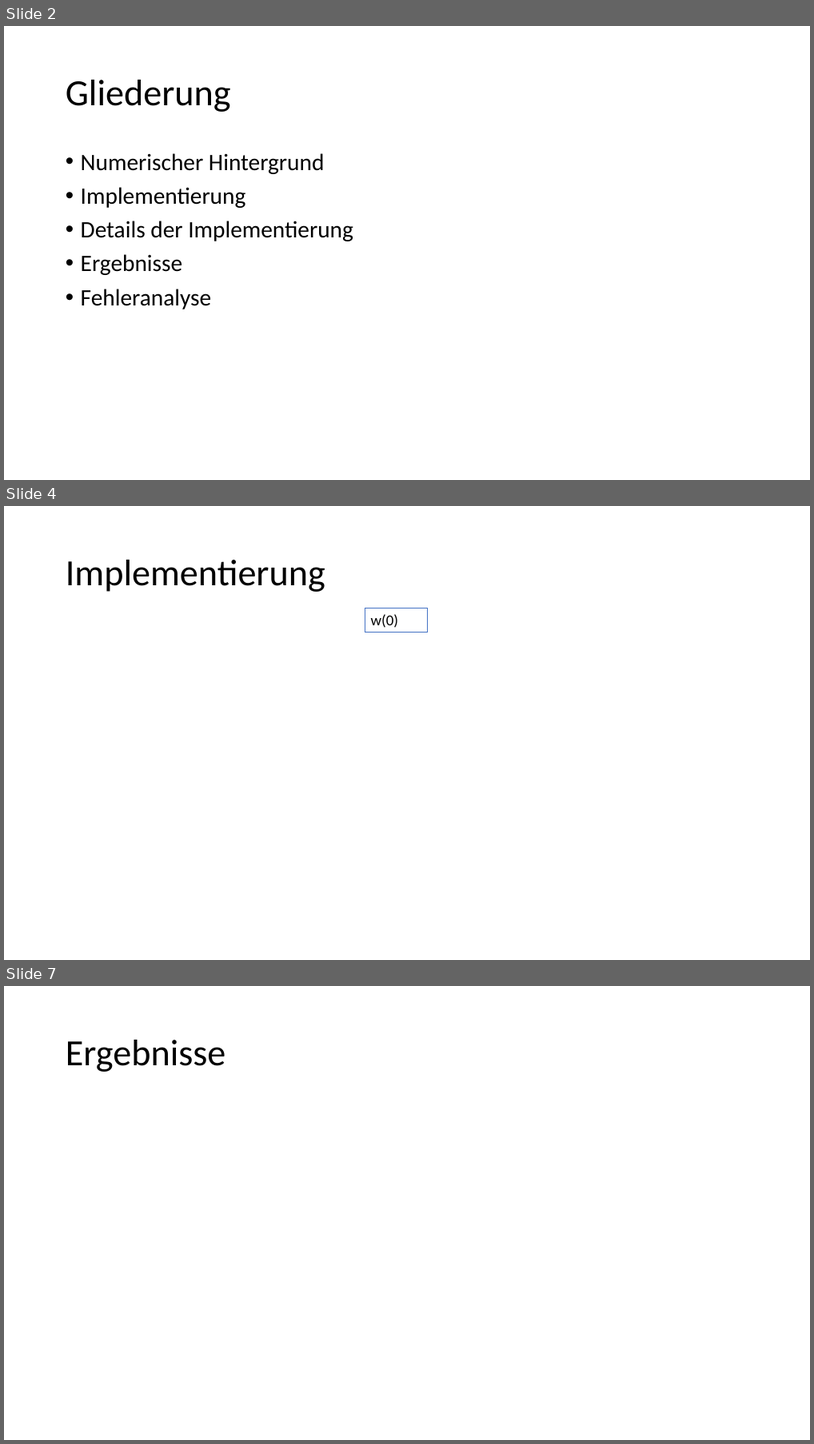
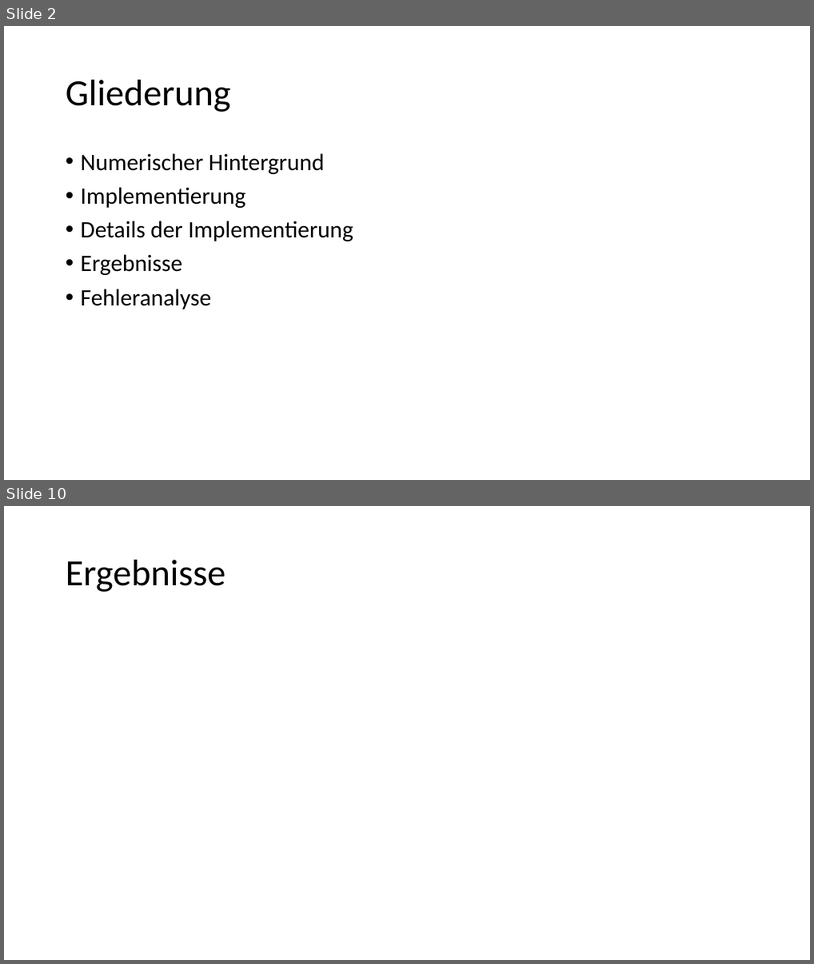
Before and after one commit to JMennenga/Numerik, a slide deck: Wirbelströmungen.pptx. Shown one above the other, each under a label of ours: slides 2, 4 and 7 before the commit, slides 2 and 10 after it; the slides between them are not shown. The pictures are 814x1444 and 814x964 pixels, drawn with LibreOffice and Linux fonts; fonts in the diff are those of the drawing. Boxes give left, top, right and bottom in pixels: in the first picture for what was removed or moved away, otherwise in the second. Text is boxed around its words. In the diff, an @@ line names an element or a change of style, - is before the commit and + after.

```diff
--- a/Wirbelströmungen.pptx
+++ b/Wirbelströmungen.pptx
@@ slide 4 removed at [4,506,810,960], background #FFFFFF @@
@@ title removed at [66,560,326,592] @@
-Implementierung
@@ rectangle removed at [365,608,428,632] @@
-w(0)
@@ what was slide 7 is now slide 10 @@
```
Also in this commit, not shown: 3 slides changed, 7 slides added, 1 other slide removed.
